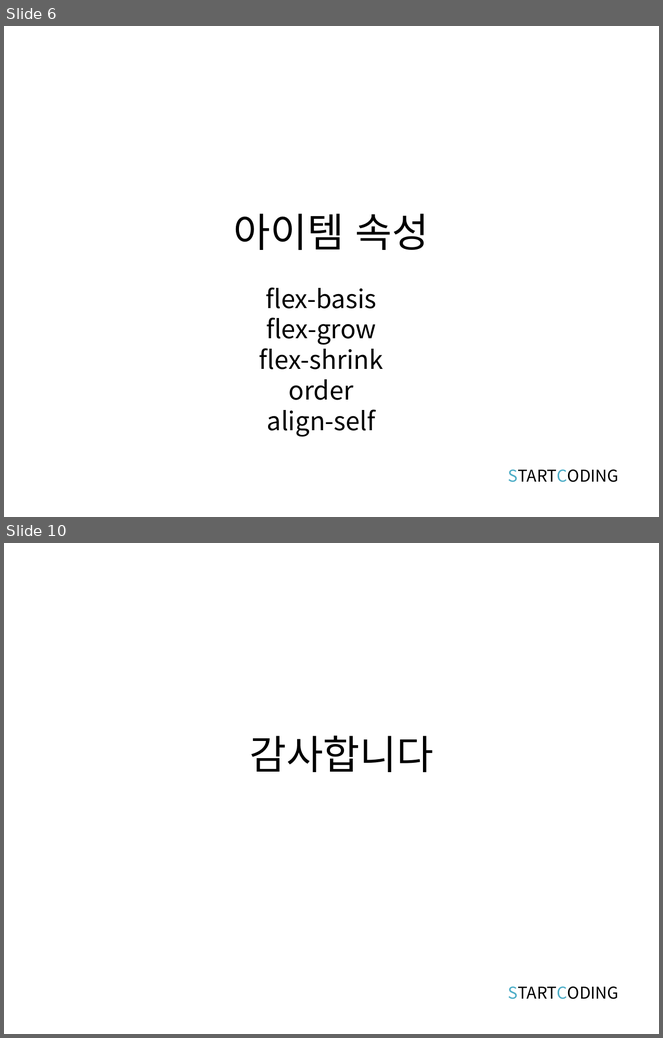
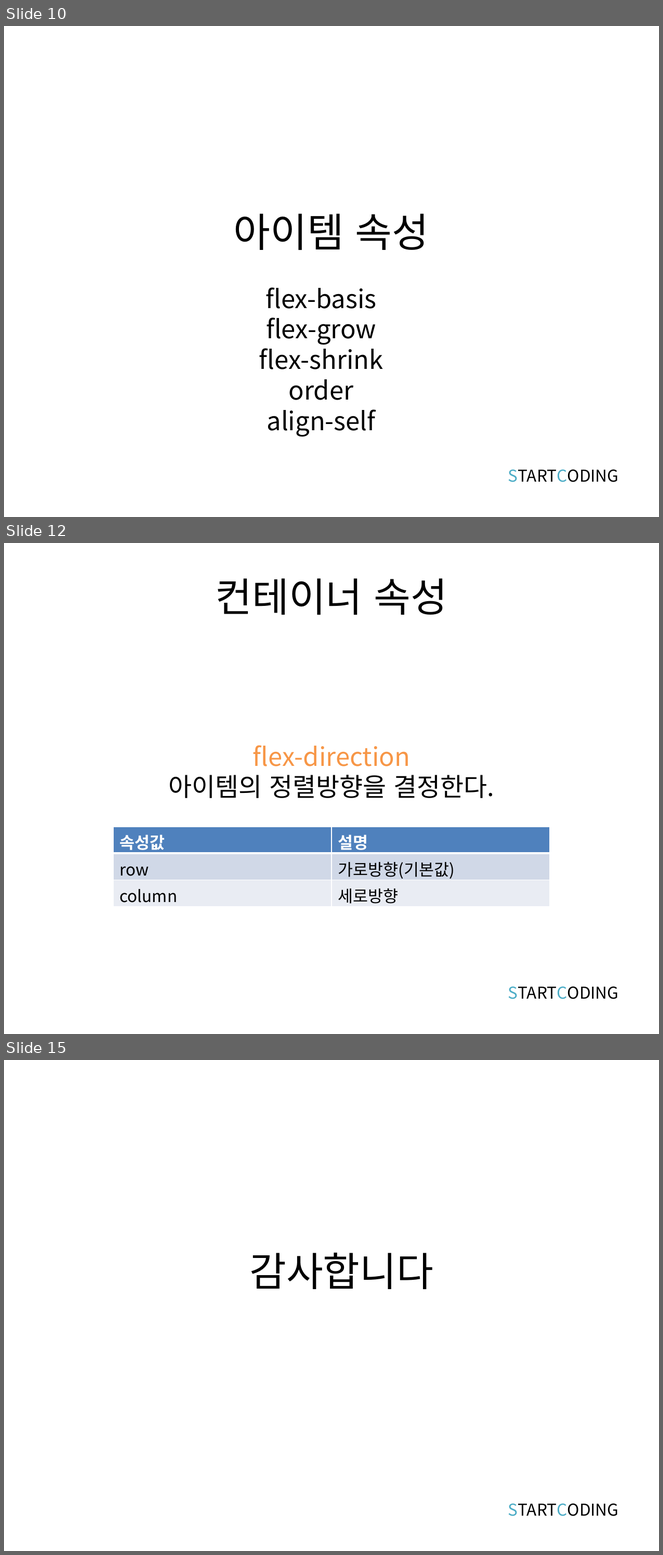
Before and after one commit to kwonkijun/web, a slide deck: 프론트엔드기초(PPT)/CSS3 8강_CSS 플렉스박스 레이아웃.pptx. Shown one above the other, each under a label of ours: slides 6 and 10 before the commit, slides 10, 12 and 15 after it; the slides between them are not shown. The pictures are 663x1038 and 663x1555 pixels, drawn with LibreOffice and Linux fonts; fonts in the diff are those of the drawing. Boxes give left, top, right and bottom in pixels: in the first picture for what was removed or moved away, otherwise in the second. Text is boxed around its words. In the diff, an @@ line names an element or a change of style, - is before the commit and + after.

```diff
--- a/프론트엔드기초(PPT)/CSS3 8강_CSS 플렉스박스 레이아웃.pptx
+++ b/프론트엔드기초(PPT)/CSS3 8강_CSS 플렉스박스 레이아웃.pptx
@@ slide 12 added at (4,543,659,1034), background #FFFFFF @@
@@ title added at (215,578,448,615), 44 pt, text #000000 @@
+컨테이너 속성
@@ text added at (169,745,494,798), 28 pt, text #F79646 @@
+flex-direction
+아이템의 정렬방향을 결정한다.
@@ table added at (113,827,550,906), 3 rows, 2 columns @@
+속성값 | 설명
+row | 가로방향(기본값)
+column | 세로방향
@@ text added at (508,987,619,1000), 18 pt, text #000000 @@
+STARTCODING
@@ what was slide 6 is now slide 10 @@
@@ what was slide 10 is now slide 15 @@
```
Also in this commit, not shown: 5 slides changed, 5 other slides added, 1 slide removed, 1 other file.
